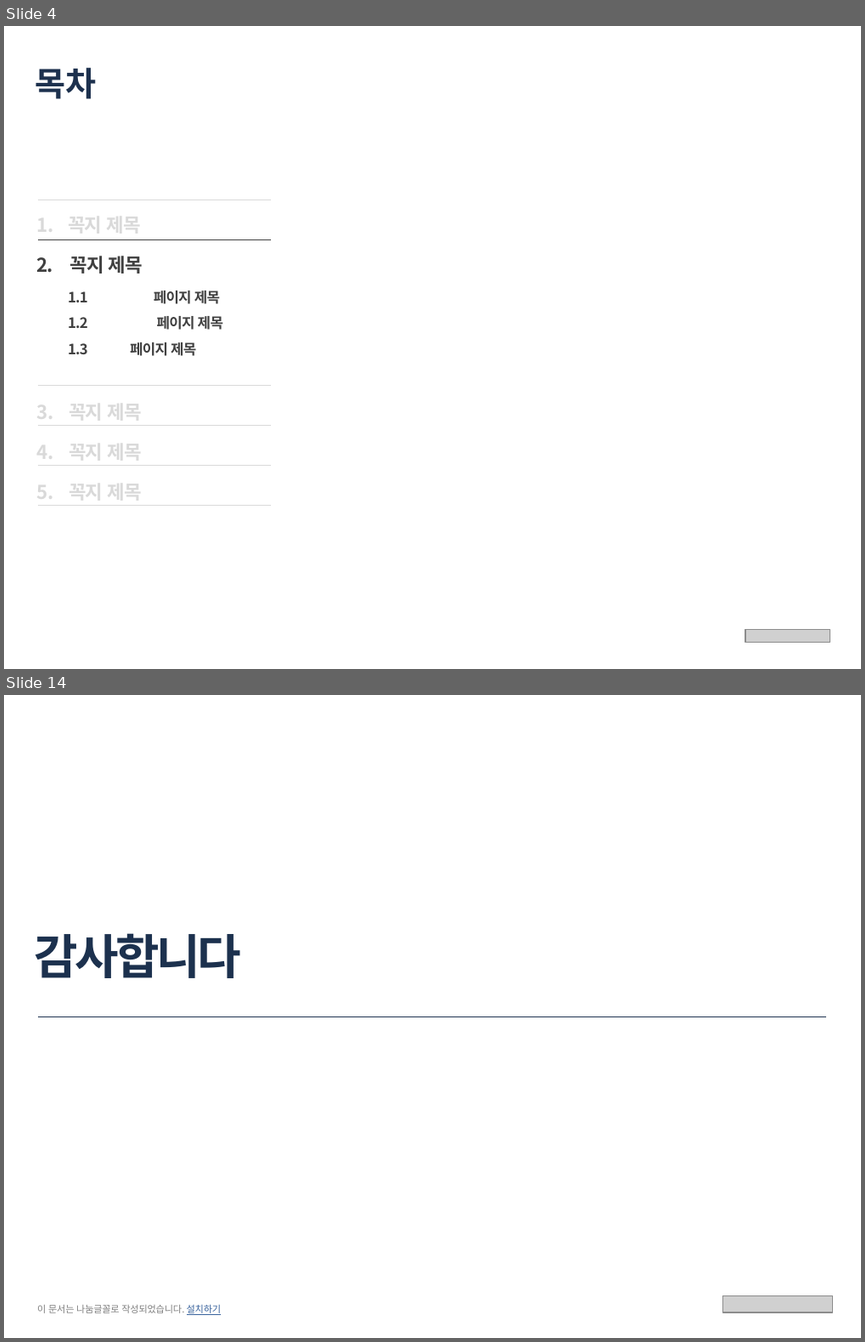
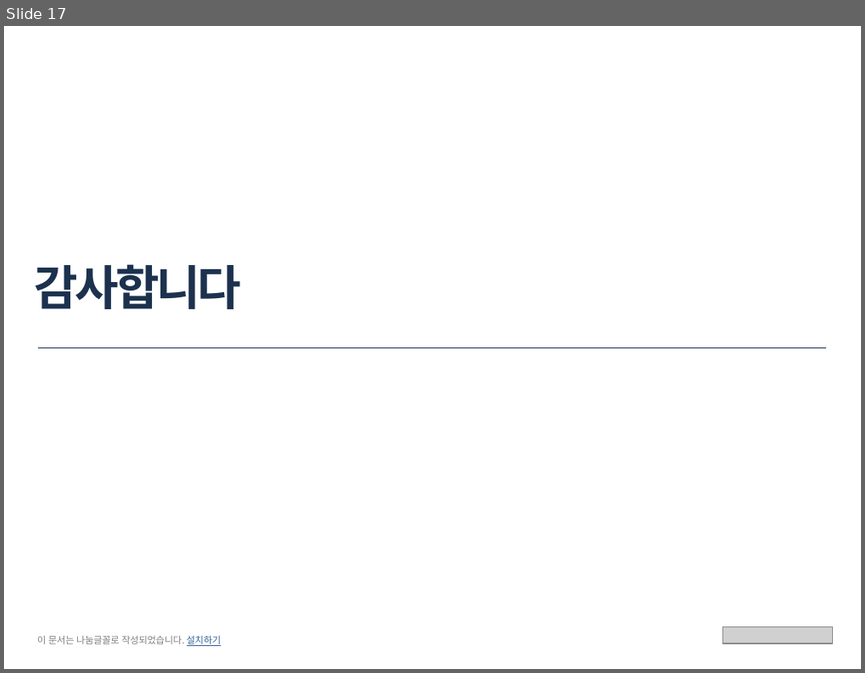
Before and after one commit to livlikwav/UOSSE, a slide deck: 소공중간발표_컴퓨터과학부하경민도우찬.pptx. Shown one above the other, each under a label of ours: slides 4 and 14 before the commit, slide 17 after it; the slides between them are not shown. The pictures are 865x1342 and 865x673 pixels, drawn with LibreOffice and Linux fonts; fonts in the diff are those of the drawing; grey boxes stand for pictures. Boxes give left, top, right and bottom in pixels: in the first picture for what was removed or moved away, otherwise in the second. Text is boxed around its words. In the diff, an @@ line names an element or a change of style, - is before the commit and + after.

```diff
--- a/소공중간발표_컴퓨터과학부하경민도우찬.pptx
+++ b/소공중간발표_컴퓨터과학부하경민도우찬.pptx
@@ slide 4 removed at [4, 26, 861, 669], background #FFFFFF @@
@@ title removed at [35, 68, 97, 99] @@
-목차
@@ line removed from (38, 200) to (270, 200) @@
@@ text removed at [36, 210, 223, 504] @@
-1. 꼭지 제목
-2. 꼭지 제목
-1.1 페이지 제목
-1.2 페이지 제목
-1.3 페이지 제목
-3. 꼭지 제목
-4. 꼭지 제목
-5. 꼭지 제목
@@ line removed from (38, 239) to (270, 239) @@
@@ group removed at [38, 385, 270, 504]: 4 lines @@
@@ picture removed at [745, 630, 829, 642] @@
@@ what was slide 14 is now slide 17 @@
```
Also in this commit, not shown: 3 slides changed, 13 slides added, 9 other slides removed, 2 other files.
